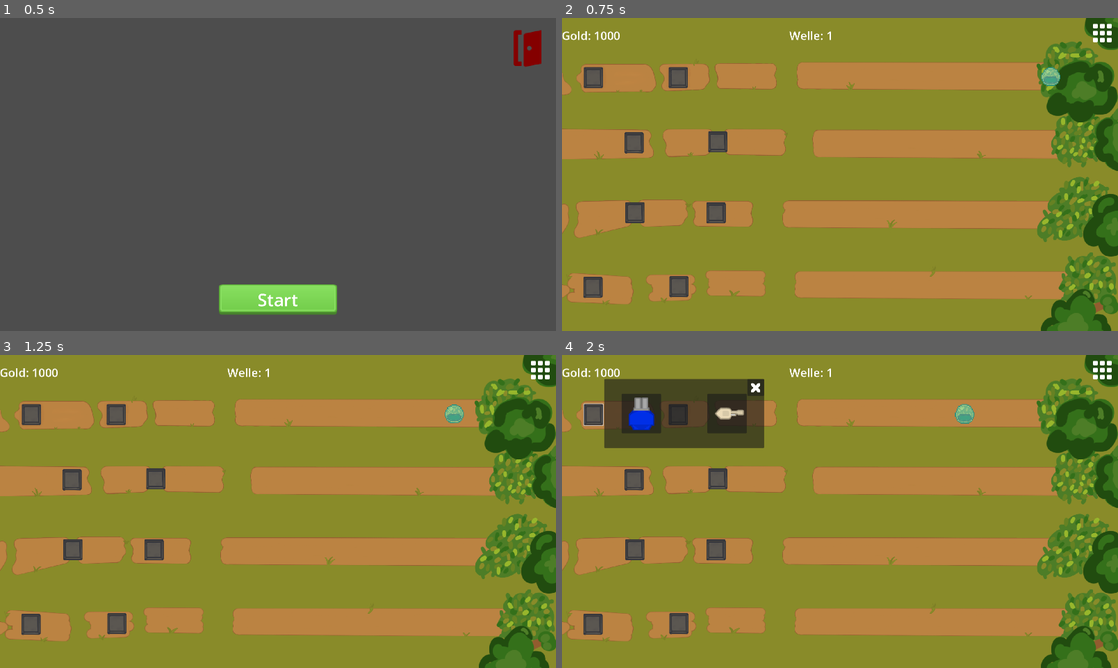
Above: before the commit, frames 1-4 (two rows, left to right).
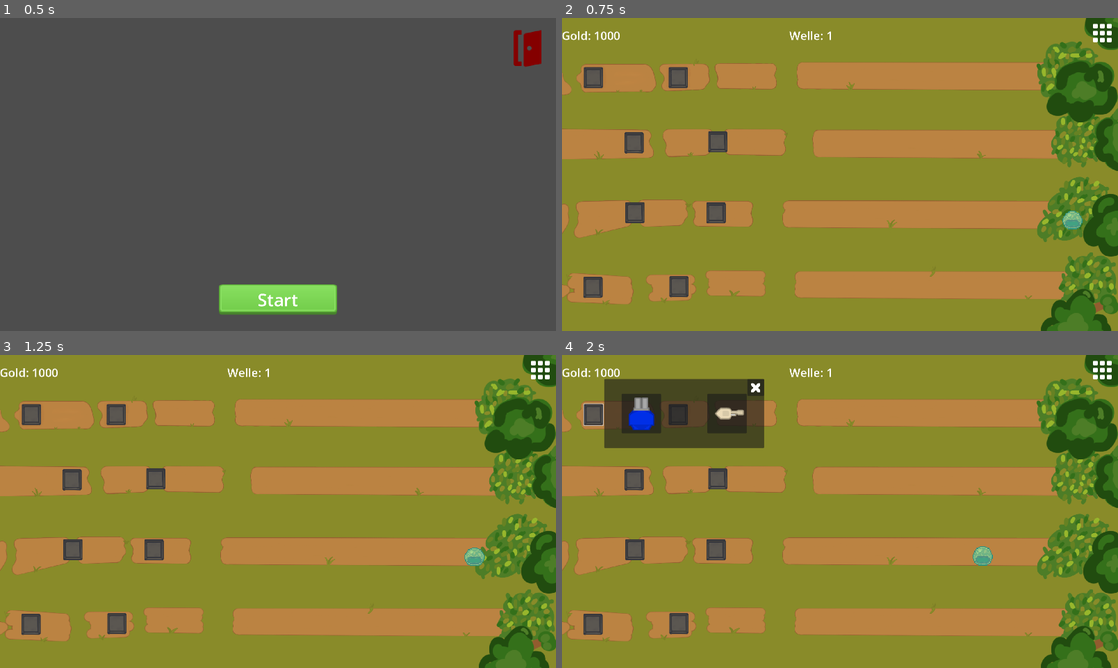
Above: after the commit, the same moments.

Repository: Silas-D/Startprojekt-SM5
Game: Godot game, scene res://Game/UI/mainmenu/main_menu.tscn
Two runs of this game, one before a commit and one after it. Both use one fixed random seed, a clock stepped at 60 frames per second and the inputs below.
Inputs (mouse positions are in pixels of both pictures, inside the frame that each line leads up to):
- Up to frame 1 (0.5 s): no input
- Up to frame 2 (0.75 s): click "Start" at 0.5 s
- Up to frame 3 (1.25 s): no input
- Up to frame 4 (2 s): click (595, 414) at 1.25 s

Frame 1 is identical in both runs. In frame 2, 0.3% of the frame differs, in the area x 86-94%, y 15-68%; in frame 3, 0.3%; in frame 4, 0.4%, in the area x 70-78%, y 15-68%.

Commit message:
wave weiter

Diff:
--- a/Game/main.gd
+++ b/Game/main.gd
@@ -5,10 +5,16 @@
 
 # var current_wave -> WaveCounter.current_wave
 var enemies_in_wave = 0
-var map_node
+var map_node1
+var map_node2
+var map_node3
+var map_node4
 
 func _ready():
-	map_node = get_node("Map/Path1")
+	map_node1 = get_node("Map/Path1")
+	map_node2 = get_node("Map/Path2")
+	map_node3 = get_node("Map/Path3")
+	map_node4 = get_node("Map/Path4")
 #	var new_enemy = load("res://Game/Enemy/slime1/slime_1.tscn").instantiate()
 #	map_node.add_child(new_enemy, true)
 #.get_node("Path1")
@@ -66,7 +72,10 @@
 	# : Array) -> void
 	for i in wave_data:
 		var new_enemy = load("res://Game/Enemy/slime1/" + i[0] + ".tscn").instantiate()
-		map_node.add_child(new_enemy, true)
+		map_node3.add_child(new_enemy)
+		map_node2.add_child(new_enemy)
+		map_node3.add_child(new_enemy)
+		map_node4.add_child(new_enemy)
 		#await <- Nicht nötig
 		get_tree().create_timer(i[1])
 
